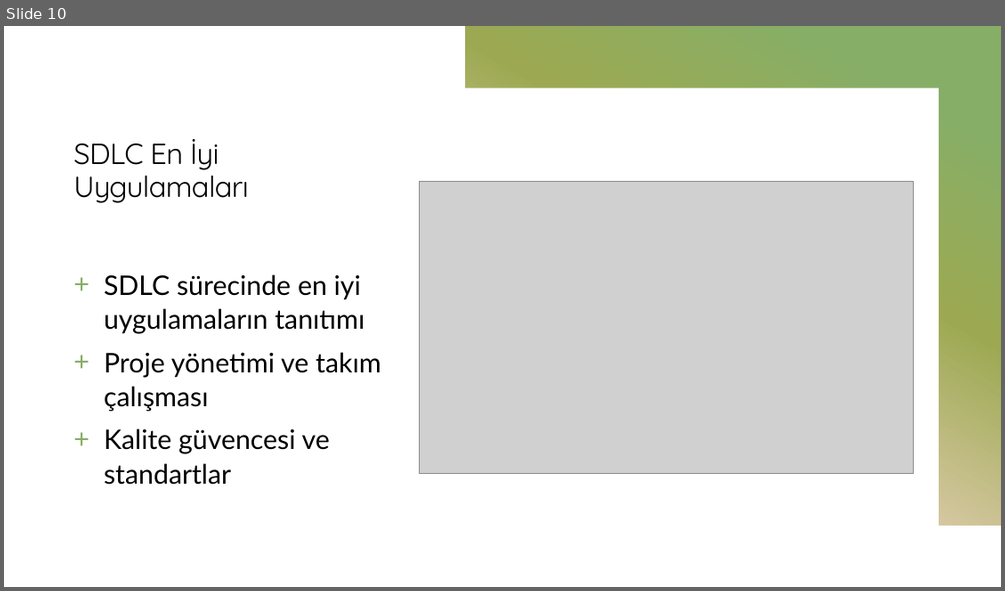
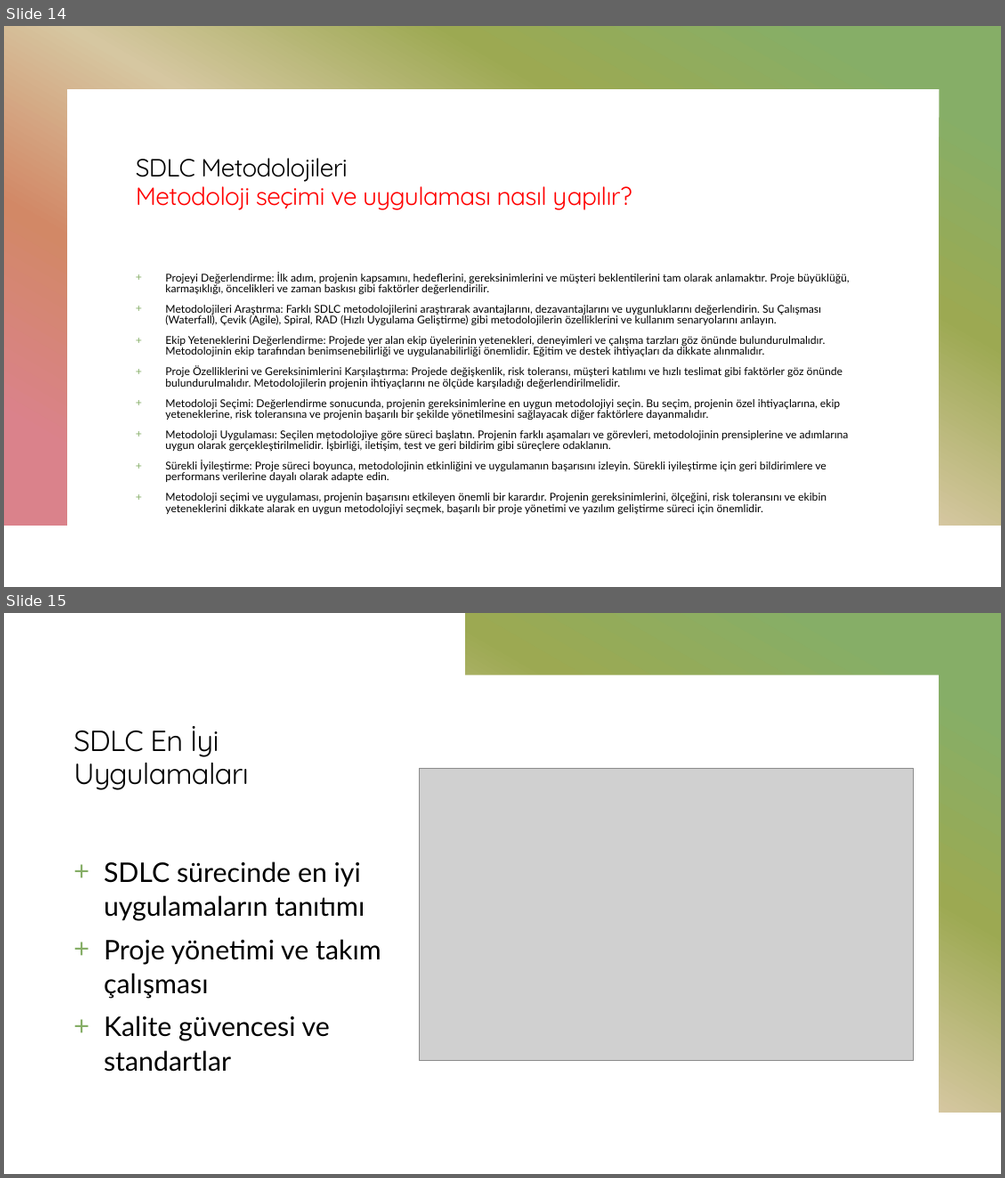
Before and after one commit to mehmetsungur/SDLC, a slide deck: SDLC.pptx. Shown one above the other, each under a label of ours: slide 10 before the commit, slides 14 and 15 after it. The pictures are 1005x591 and 1005x1178 pixels, drawn with LibreOffice and Linux fonts; fonts in the diff are those of the drawing; grey boxes stand for pictures. Boxes give left, top, right and bottom in pixels: in the first picture for what was removed or moved away, otherwise in the second. Text is boxed around its words. In the diff, an @@ line names an element or a change of style, - is before the commit and + after.

```diff
--- a/SDLC.pptx
+++ b/SDLC.pptx
@@ slide 14 added at <box>4,26,1001,587</box>, background #FFFFFF; not listed: 1 template element that a slide beside it also shows @@
@@ title added at <box>136,158,631,210</box>, 24 pt, text #FF0000 @@
+SDLC Metodolojileri
+Metodoloji seçimi ve uygulaması nasıl yapılır?
@@ text added at <box>165,272,849,515</box>, 10.4 pt, text #000000 @@
++ Projeyi Değerlendirme: İlk adım, projenin kapsamını, hedeflerini, gereksinimlerini ve müşteri beklentilerini tam olarak anlamaktır. Proje büyüklüğü, karmaşıklığı, öncelikleri ve zaman baskısı gibi faktörler değerlendirilir.
++ Metodolojileri Araştırma: Farklı SDLC metodolojilerini araştırarak avantajlarını, dezavantajlarını ve uygunluklarını değerlendirin. Su Çalışması (Waterfall), Çevik (Agile), Spiral, RAD (Hızlı Uygulama Geliştirme) gibi metodolojilerin özelliklerini ve kullanım senaryolarını anlayın.
++ Ekip Yeteneklerini Değerlendirme: Projede yer alan ekip üyelerinin yetenekleri, deneyimleri ve çalışma tarzları göz önünde bulundurulmalıdır. Metodolojinin ekip tarafından benimsenebilirliği ve uygulanabilirliği önemlidir. Eğitim ve destek ihtiyaçları da dikkate alınmalıdır.
++ Proje Özelliklerini ve Gereksinimlerini Karşılaştırma: Projede değişkenlik, risk toleransı, müşteri katılımı ve hızlı teslimat gibi faktörler göz önünde bulundurulmalıdır. Metodolojilerin projenin ihtiyaçlarını ne ölçüde karşıladığı değerlendirilmelidir.
++ Metodoloji Seçimi: Değerlendirme sonucunda, projenin gereksinimlerine en uygun metodolojiyi seçin. Bu seçim, projenin özel ihtiyaçlarına, ekip yeteneklerine, risk toleransına ve projenin başarılı bir şekilde yönetilmesini sağlayacak diğer faktörlere dayanmalıdır.
++ Metodoloji Uygulaması: Seçilen metodolojiye göre süreci başlatın. Projenin farklı aşamaları ve görevleri, metodolojinin prensiplerine ve adımlarına uygun olarak gerçekleştirilmelidir. İşbirliği, iletişim, test ve geri bildirim gibi süreçlere odaklanın.
++ Sürekli İyileştirme: Proje süreci boyunca, metodolojinin etkinliğini ve uygulamanın başarısını izleyin. Sürekli iyileştirme için geri bildirimlere ve performans verilerine dayalı olarak adapte edin.
++ Metodoloji seçimi ve uygulaması, projenin başarısını etkileyen önemli bir karardır. Projenin gereksinimlerini, ölçeğini, risk toleransını ve ekibin yeteneklerini dikkate alarak en uygun metodolojiyi seçmek, başarılı bir proje yönetimi ve yazılım geliştirme süreci için önemlidir.
@@ what was slide 10 is now slide 15 @@
```
Also in this commit, not shown: 3 slides changed, 11 other slides added.
